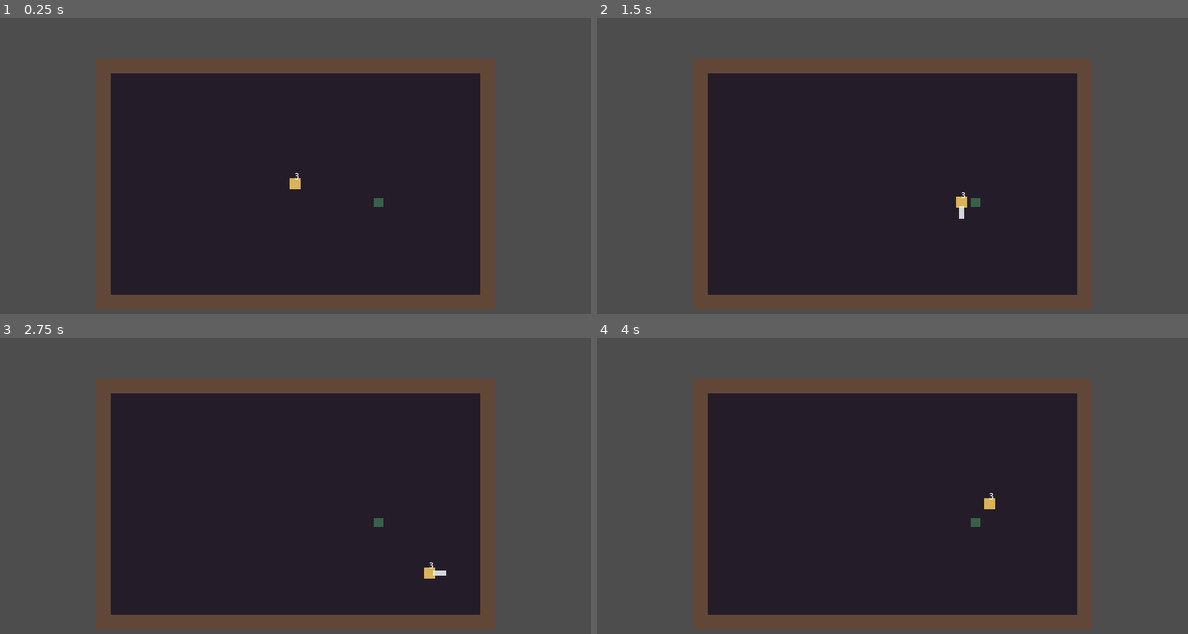
Above: before the commit, frames 1-4 (two rows, left to right).
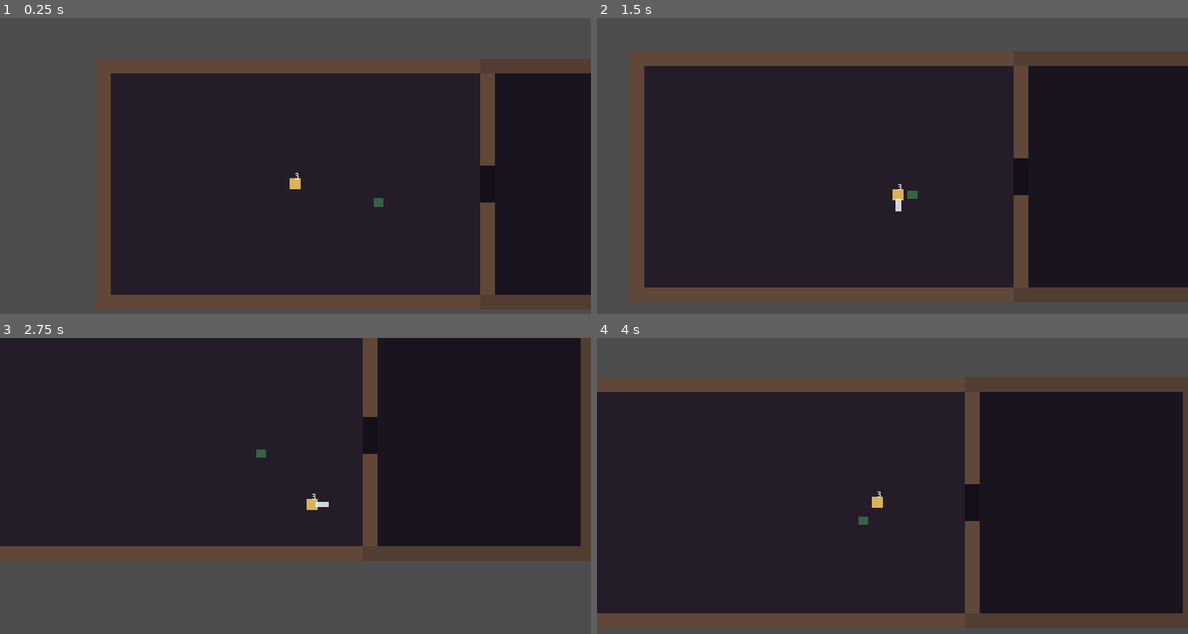
Above: after the commit, the same moments.

Repository: IAmdeGroot/software-factory
Game: Godot game, scene res://scenes/main.tscn
Same seed, same stepped clock (60 frames per second), same inputs: the game is played once before the commit and once after it.
Inputs:
- Up to frame 1 (0.25 s): no input
- Up to frame 2 (1.5 s): tap Enter at 0.5 s; hold Right (ui_right) 0.53-1.28 s; hold J 0.53-1.28 s; hold Down (ui_down) from 1.28 s (still down); tap J at 1.35 s
- Up to frame 3 (2.75 s): release Down (ui_down) at 2.03 s; hold Right (ui_right) from 2.03 s (still down); hold J from 2.03 s (still down)
- Up to frame 4 (4 s): release Right (ui_right) at 2.78 s; release J at 2.78 s; hold Up (ui_up) 2.78-3.53 s; tap J at 2.85 s; hold Left (ui_left) from 3.53 s (still down); hold J from 3.53 s (still down)

The runs differ from the first frame. In frame 1, 14% of the frame differs, in the area x 81-100%, y 13-99%; in frame 2, 29%; in frame 3, 54%, in the area x 0-100%, y 0-94%; in frame 4, 32%.

Commit message:
DUNGEON-007: add a doorway to a second room.
East wall opens into a second bounded room. Camera follows the player.
Exploration, not a Hallownest map.

Co-authored-by: IAmdeGroot <IAmdeGroot@users.noreply.github.com>

Diff:
--- a/examples/dark-dungeon/scenes/main.tscn
+++ b/examples/dark-dungeon/scenes/main.tscn
@@ -9,6 +9,15 @@
 [sub_resource type="RectangleShape2D" id="WallVertical"]
 size = Vector2(32, 544)
 
+[sub_resource type="RectangleShape2D" id="EastStub"]
+size = Vector2(32, 232)
+
+[sub_resource type="RectangleShape2D" id="Room2Horizontal"]
+size = Vector2(504, 32)
+
+[sub_resource type="RectangleShape2D" id="Room2East"]
+size = Vector2(32, 544)
+
 [node name="Main" type="Node2D"]
 
 [node name="Room" type="Node2D" parent="."]
@@ -16,7 +25,7 @@
 [node name="Floor" type="ColorRect" parent="Room"]
 offset_left = 240.0
 offset_top = 120.0
-offset_right = 1040.0
+offset_right = 1072.0
 offset_bottom = 600.0
 color = Color(0.14, 0.11, 0.16, 1)
 
@@ -59,18 +68,88 @@
 [node name="CollisionShape2D" type="CollisionShape2D" parent="Room/WestWall"]
 shape = SubResource("WallVertical")
 
-[node name="EastWall" type="StaticBody2D" parent="Room"]
-position = Vector2(1056, 360)
+[node name="EastWall" type="Node2D" parent="Room"]
 
-[node name="Visible" type="ColorRect" parent="Room/EastWall"]
+[node name="EastWallNorth" type="StaticBody2D" parent="Room/EastWall"]
+position = Vector2(1056, 204)
+
+[node name="Visible" type="ColorRect" parent="Room/EastWall/EastWallNorth"]
+offset_left = -16.0
+offset_top = -116.0
+offset_right = 16.0
+offset_bottom = 116.0
+color = Color(0.38, 0.28, 0.22, 1)
+
+[node name="CollisionShape2D" type="CollisionShape2D" parent="Room/EastWall/EastWallNorth"]
+shape = SubResource("EastStub")
+
+[node name="EastWallSouth" type="StaticBody2D" parent="Room/EastWall"]
+position = Vector2(1056, 516)
+
+[node name="Visible" type="ColorRect" parent="Room/EastWall/EastWallSouth"]
+offset_left = -16.0
+offset_top = -116.0
+offset_right = 16.0
+offset_bottom = 116.0
+color = Color(0.38, 0.28, 0.22, 1)
+
+[node name="CollisionShape2D" type="CollisionShape2D" parent="Room/EastWall/EastWallSouth"]
+shape = SubResource("EastStub")
+
+[node name="Doorway" type="ColorRect" parent="Room"]
+offset_left = 1040.0
+offset_top = 320.0
+offset_right = 1072.0
+offset_bottom = 400.0
+color = Color(0.08, 0.06, 0.1, 1)
+
+[node name="Room2" type="Node2D" parent="."]
+
+[node name="Floor" type="ColorRect" parent="Room2"]
+offset_left = 1072.0
+offset_top = 120.0
+offset_right = 1512.0
+offset_bottom = 600.0
+color = Color(0.1, 0.08, 0.12, 1)
+
+[node name="NorthWall" type="StaticBody2D" parent="Room2"]
+position = Vector2(1292, 104)
+
+[node name="Visible" type="ColorRect" parent="Room2/NorthWall"]
+offset_left = -252.0
+offset_top = -16.0
+offset_right = 252.0
+offset_bottom = 16.0
+color = Color(0.32, 0.24, 0.2, 1)
+
+[node name="CollisionShape2D" type="CollisionShape2D" parent="Room2/NorthWall"]
+shape = SubResource("Room2Horizontal")
+
+[node name="SouthWall" type="StaticBody2D" parent="Room2"]
+position = Vector2(1292, 616)
+
+[node name="Visible" type="ColorRect" parent="Room2/SouthWall"]
+offset_left = -252.0
+offset_top = -16.0
+offset_right = 252.0
+offset_bottom = 16.0
+color = Color(0.32, 0.24, 0.2, 1)
+
+[node name="CollisionShape2D" type="CollisionShape2D" parent="Room2/SouthWall"]
+shape = SubResource("Room2Horizontal")
+
+[node name="EastWall" type="StaticBody2D" parent="Room2"]
+position = Vector2(1528, 360)
+
+[node name="Visible" type="ColorRect" parent="Room2/EastWall"]
 offset_left = -16.0
 offset_top = -272.0
 offset_right = 16.0
 offset_bottom = 272.0
-color = Color(0.38, 0.28, 0.22, 1)
+color = Color(0.32, 0.24, 0.2, 1)
 
-[node name="CollisionShape2D" type="CollisionShape2D" parent="Room/EastWall"]
-shape = SubResource("WallVertical")
+[node name="CollisionShape2D" type="CollisionShape2D" parent="Room2/EastWall"]
+shape = SubResource("Room2East")
 
 [node name="Player" parent="." instance=ExtResource("1_player")]
 position = Vector2(640, 360)
--- a/examples/dark-dungeon/scenes/player.tscn
+++ b/examples/dark-dungeon/scenes/player.tscn
@@ -29,6 +29,9 @@
 text = "3"
 horizontal_alignment = 1
 
+[node name="Camera2D" type="Camera2D" parent="."]
+position_smoothing_enabled = true
+
 [node name="Nail" type="Area2D" parent="."]
 monitoring = false
 monitorable = true
Not shown: 1 places in examples/dark-dungeon/scenes/main.tscn that only renumber resources
Not shown, changed: docs/work-graph/backlog.md
Not shown, added: docs/work-graph/beads/DUNGEON-007.md
Not shown, changed: examples/dark-dungeon/README.md
Not shown, changed: examples/dark-dungeon/docs/feel.md
Not shown, added: examples/dark-dungeon/tests/test_second_room.py
